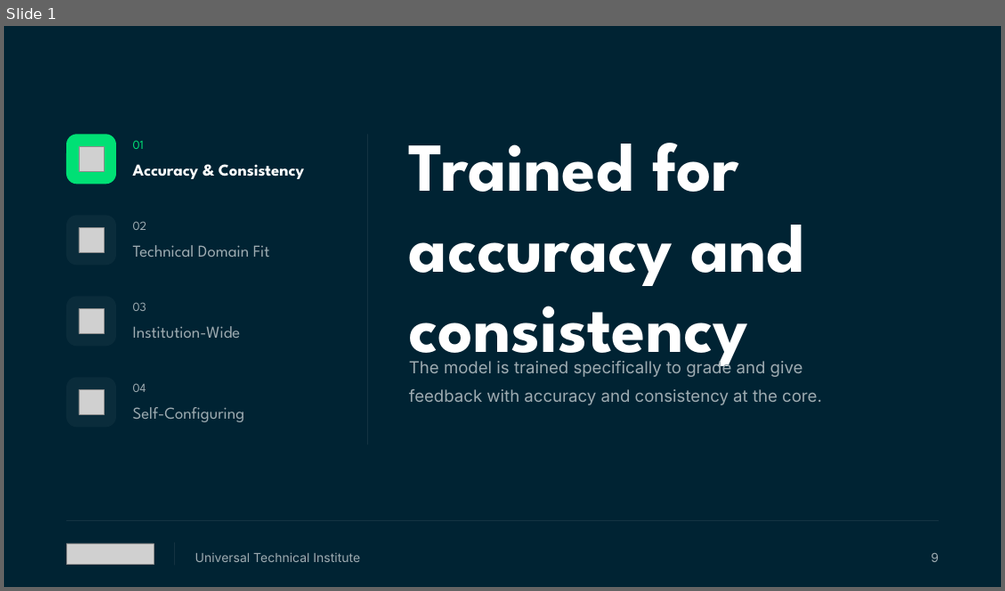
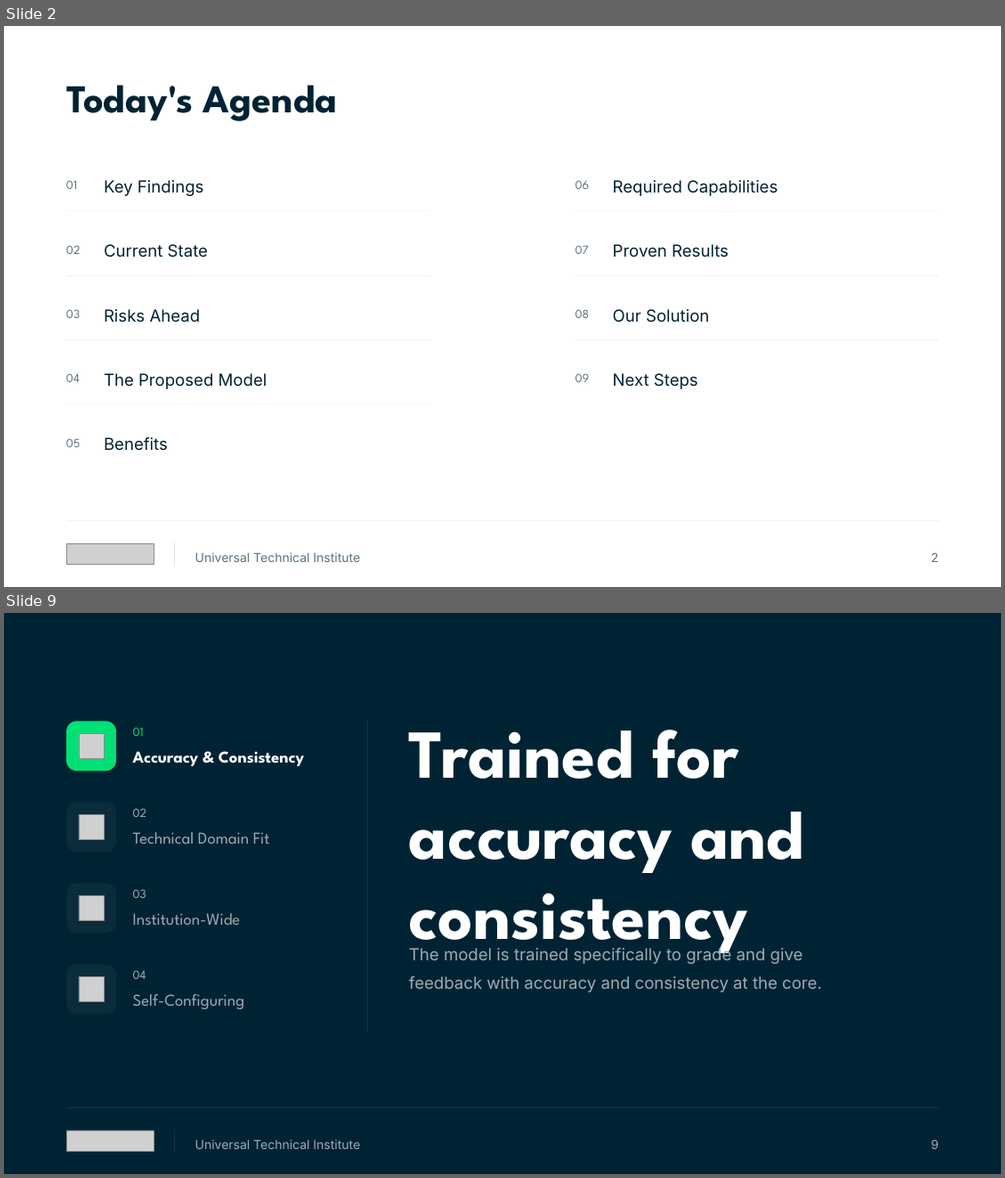
Before and after one commit to Dante-Eduface/Claude, a slide deck: projects/uti/deck/UTI-Eduface-deck.pptx. Shown one above the other, each under a label of ours: slide 1 before the commit, slides 2 and 9 after it; the slides between them are not shown. The pictures are 1005x591 and 1005x1178 pixels, drawn with LibreOffice and Linux fonts; fonts in the diff are those of the drawing; grey boxes stand for pictures. Boxes give left, top, right and bottom in pixels: in the first picture for what was removed or moved away, otherwise in the second. Text is boxed around its words. In the diff, an @@ line names an element or a change of style, - is before the commit and + after.

```diff
--- a/projects/uti/deck/UTI-Eduface-deck.pptx
+++ b/projects/uti/deck/UTI-Eduface-deck.pptx
@@ slide 2 added at bbox=[4, 26, 1001, 587], background #FFFFFF @@
@@ text added at bbox=[66, 85, 338, 121], 38 pt, text #002333, bold @@
+Today's Agenda
@@ text added at bbox=[66, 180, 77, 189], 12 pt, text #5B7480 @@
+01
@@ text added at bbox=[104, 180, 204, 196], 16 pt, text #002333 @@
+Key Findings
@@ text added at bbox=[575, 180, 590, 189], 12 pt, text #5B7480 @@
+06
@@ text added at bbox=[613, 180, 777, 196], 16 pt, text #002333 @@
+Required Capabilities
@@ rectangle added at bbox=[66, 211, 429, 211], fill #E7EEF0 @@
@@ rectangle added at bbox=[575, 211, 938, 211], fill #E7EEF0 @@
@@ text added at bbox=[66, 245, 81, 254], 12 pt, text #5B7480 @@
+02
@@ text added at bbox=[104, 244, 208, 257], 16 pt, text #002333 @@
+Current State
@@ text added at bbox=[575, 245, 589, 254], 12 pt, text #5B7480 @@
+07
@@ text added at bbox=[613, 244, 728, 257], 16 pt, text #002333 @@
+Proven Results
@@ rectangle added at bbox=[66, 275, 429, 276], fill #E7EEF0 @@
@@ rectangle added at bbox=[575, 275, 938, 276], fill #E7EEF0 @@
@@ text added at bbox=[66, 309, 80, 318], 12 pt, text #5B7480 @@
+03
@@ text added at bbox=[104, 309, 201, 322], 16 pt, text #002333 @@
+Risks Ahead
@@ text added at bbox=[575, 309, 590, 318], 12 pt, text #5B7480 @@
+08
@@ text added at bbox=[613, 309, 709, 322], 16 pt, text #002333 @@
+Our Solution
@@ rectangle added at bbox=[66, 339, 429, 340], fill #E7EEF0 @@
@@ rectangle added at bbox=[575, 339, 938, 340], fill #E7EEF0 @@
@@ text added at bbox=[66, 373, 80, 382], 12 pt, text #5B7480 @@
+04
@@ text added at bbox=[104, 373, 267, 389], 16 pt, text #002333 @@
+The Proposed Model
@@ text added at bbox=[575, 373, 590, 382], 12 pt, text #5B7480 @@
+09
@@ text added at bbox=[613, 373, 698, 389], 16 pt, text #002333 @@
+Next Steps
@@ rectangle added at bbox=[66, 404, 429, 405], fill #E7EEF0 @@
@@ text added at bbox=[66, 438, 80, 447], 12 pt, text #5B7480 @@
+05
@@ text added at bbox=[104, 437, 168, 451], 16 pt, text #002333 @@
+Benefits
@@ rectangle added at bbox=[66, 520, 938, 521], fill #E7EEF0 @@
@@ picture added at bbox=[66, 543, 154, 564] @@
@@ rectangle added at bbox=[175, 542, 175, 565], fill #CDD9DE @@
@@ text added at bbox=[195, 552, 360, 562], 12 pt, text #5B7480 @@
+Universal Technical Institute
@@ text added at bbox=[930, 552, 938, 562], 12 pt, text #5B7480 @@
+2
@@ what was slide 1 is now slide 9 @@
```
Also in this commit, not shown: 12 other slides added, 39 other files.
